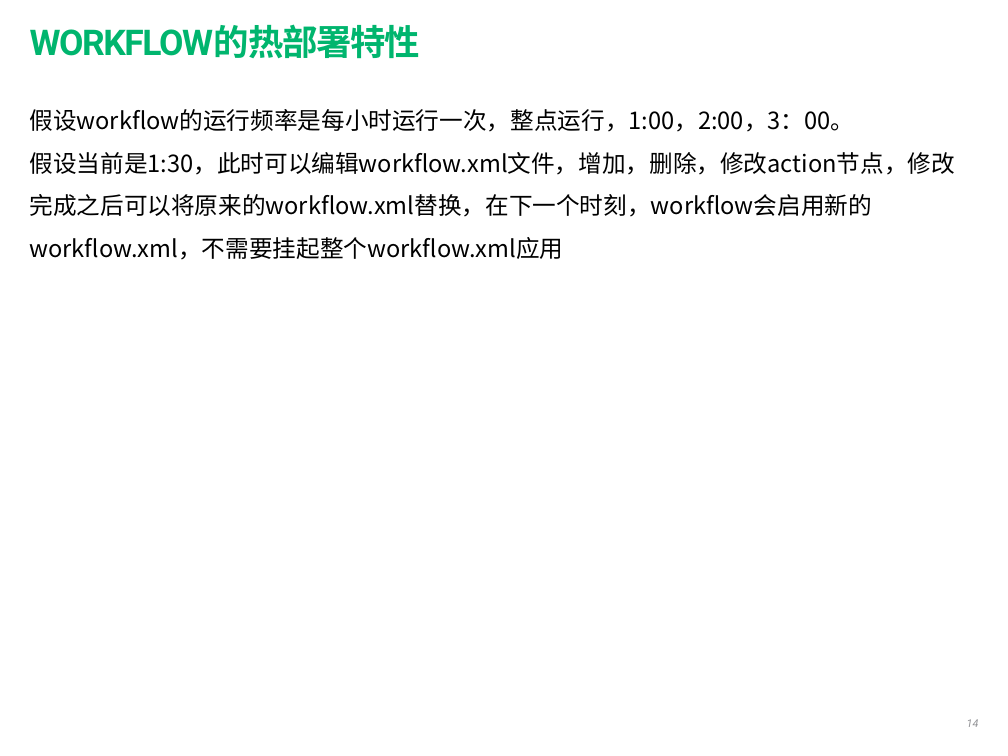
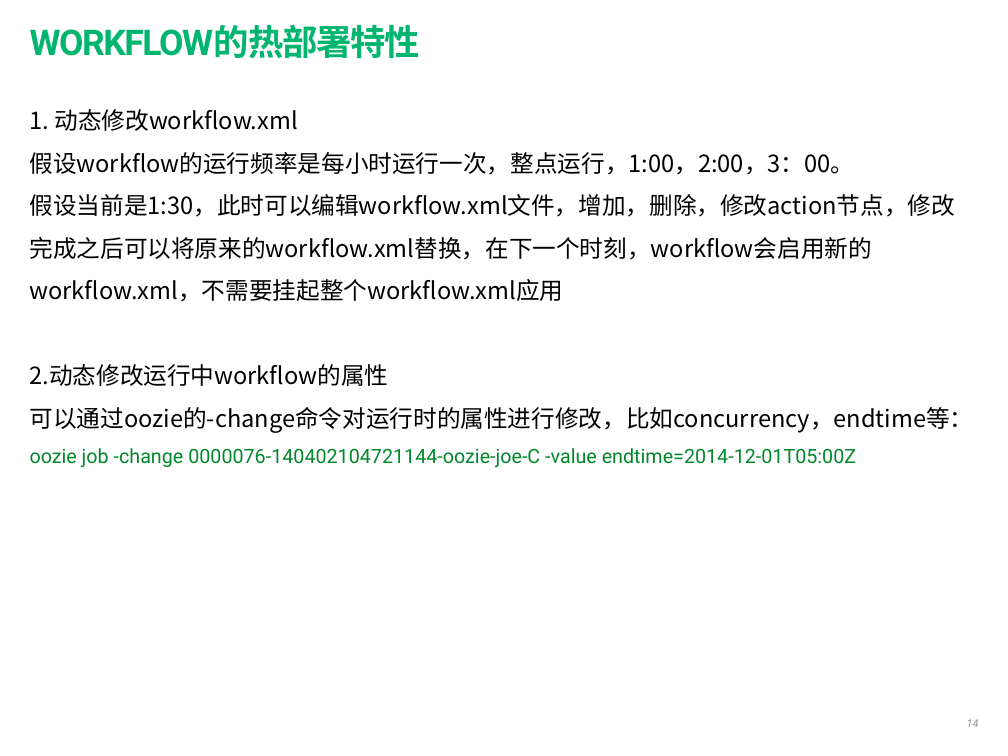
Before and after one commit to shuhuai007/wordcount, a slide deck: slide 14 of oozie-doc/investigate/oozie-feature-summary.pptx. Drawn at 1008x756 pixels with LibreOffice and Linux fonts; fonts in the diff are those of the drawing. Boxes give left, top, right and bottom in pixels: in the first picture for what was removed or moved away, otherwise in the second. Text is boxed around its words. In the diff, an @@ line names an element or a change of style, - is before the commit and + after.

Commit message:
modify oozie summray ppt

```diff
--- a/oozie-doc/investigate/oozie-feature-summary.pptx
+++ b/oozie-doc/investigate/oozie-feature-summary.pptx
@@ text at <box>30,109,297,131</box>: paragraph added @@
+1. 动态修改workflow.xml
@@ text at <box>30,364,974,467</box>: paragraphs added @@
+2.动态修改运行中workflow的属性
+可以通过oozie的-change命令对运行时的属性进行修改，比如concurrency，endtime等：
+oozie job -change 0000076-140402104721144-oozie-joe-C -value endtime=2014-12-01T05:00Z
```
Also in this commit, not shown: 4 other slides changed, 1 slide added.
